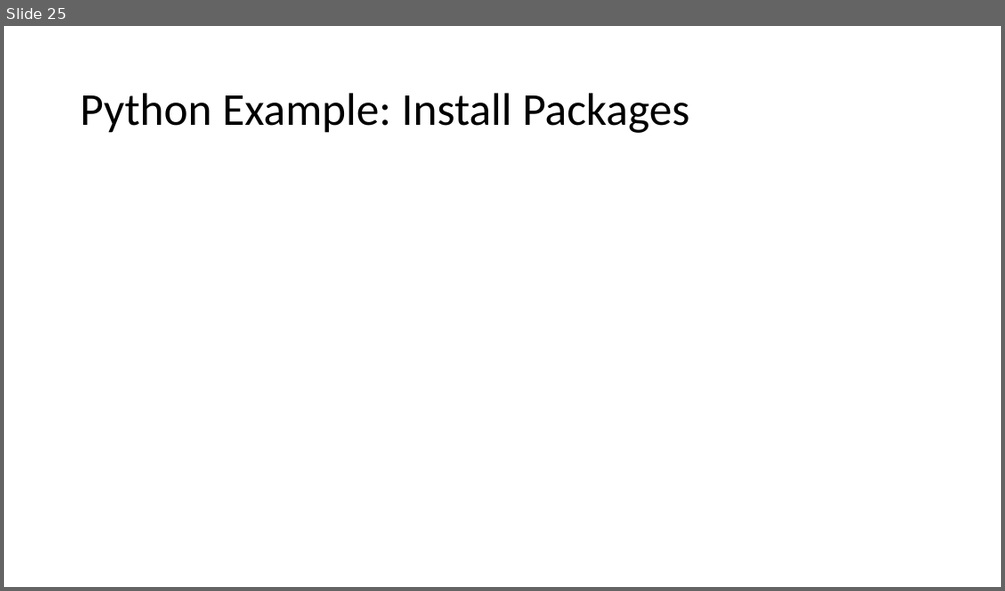
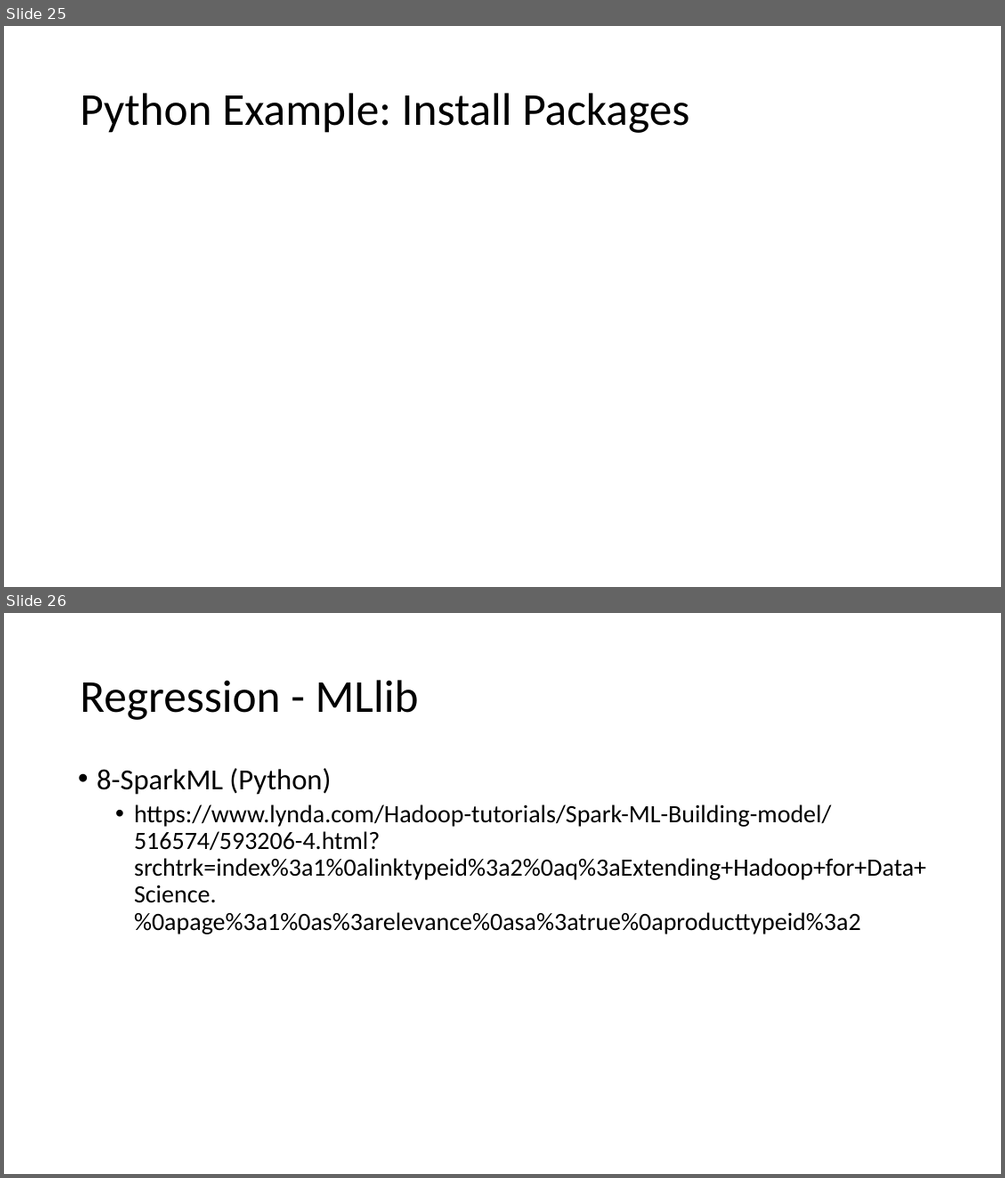
Before and after one commit to MooyoungLee/learn-spark, a slide deck: Presentation/Learning Spark 2017.pptx. Shown one above the other, each under a label of ours: slide 25 before the commit, slides 25 and 26 after it. The pictures are 1005x591 and 1005x1178 pixels, drawn with LibreOffice and Linux fonts; fonts in the diff are those of the drawing. Boxes give left, top, right and bottom in pixels: in the first picture for what was removed or moved away, otherwise in the second. Text is boxed around its words. In the diff, an @@ line names an element or a change of style, - is before the commit and + after.

```diff
--- a/Presentation/Learning Spark 2017.pptx
+++ b/Presentation/Learning Spark 2017.pptx
@@ slide 26 added at [4,613,1001,1174], background #FFFFFF @@
@@ title added at [80,680,419,720], 44 pt, text #000000 @@
+Regression - MLlib
@@ text added at [97,768,926,934], 24 pt, text #000000 @@
+• 8-SparkML (Python)
+  • https://www.lynda.com/Hadoop-tutorials/Spark-ML-Building-model/516574/593206-4.html?srchtrk=index%3a1%0alinktypeid%3a2%0aq%3aExtending+Hadoop+for+Data+Science.%0apage%3a1%0as%3arelevance%0asa%3atrue%0aproducttypeid%3a2
```
Also in this commit, not shown: 22 other slides changed, 7 other slides added, 9 slides removed.
